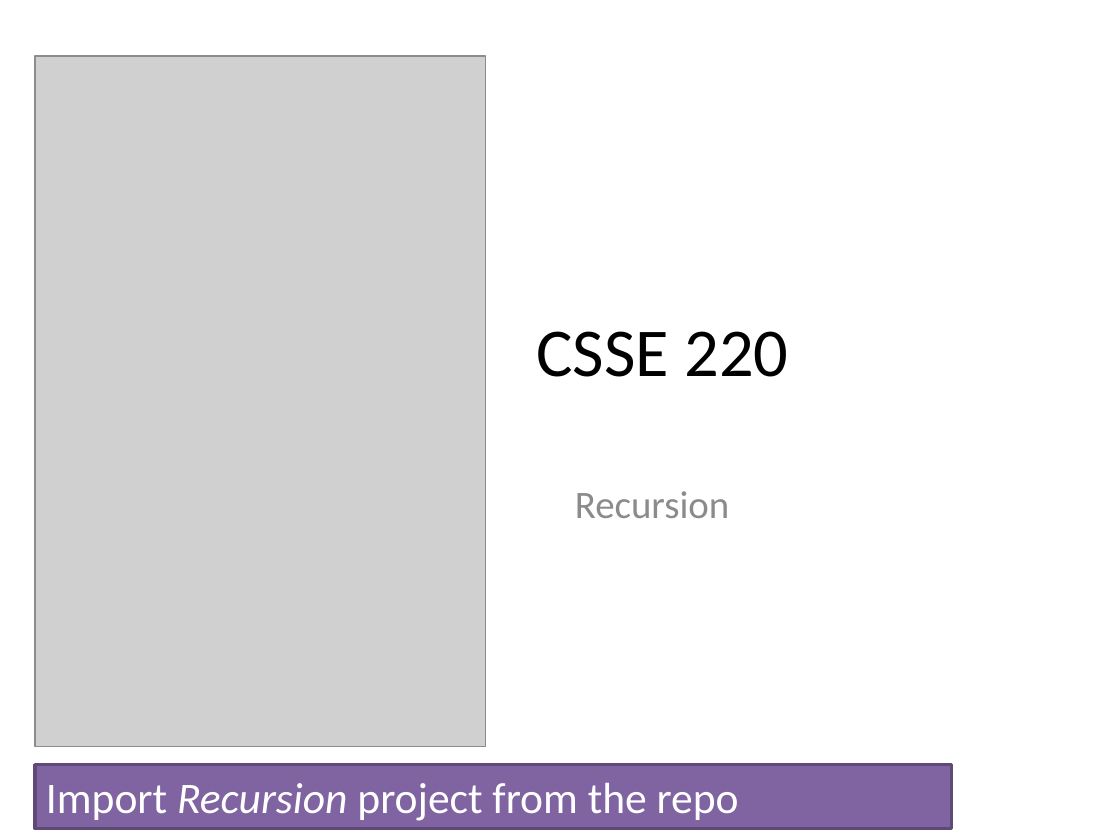
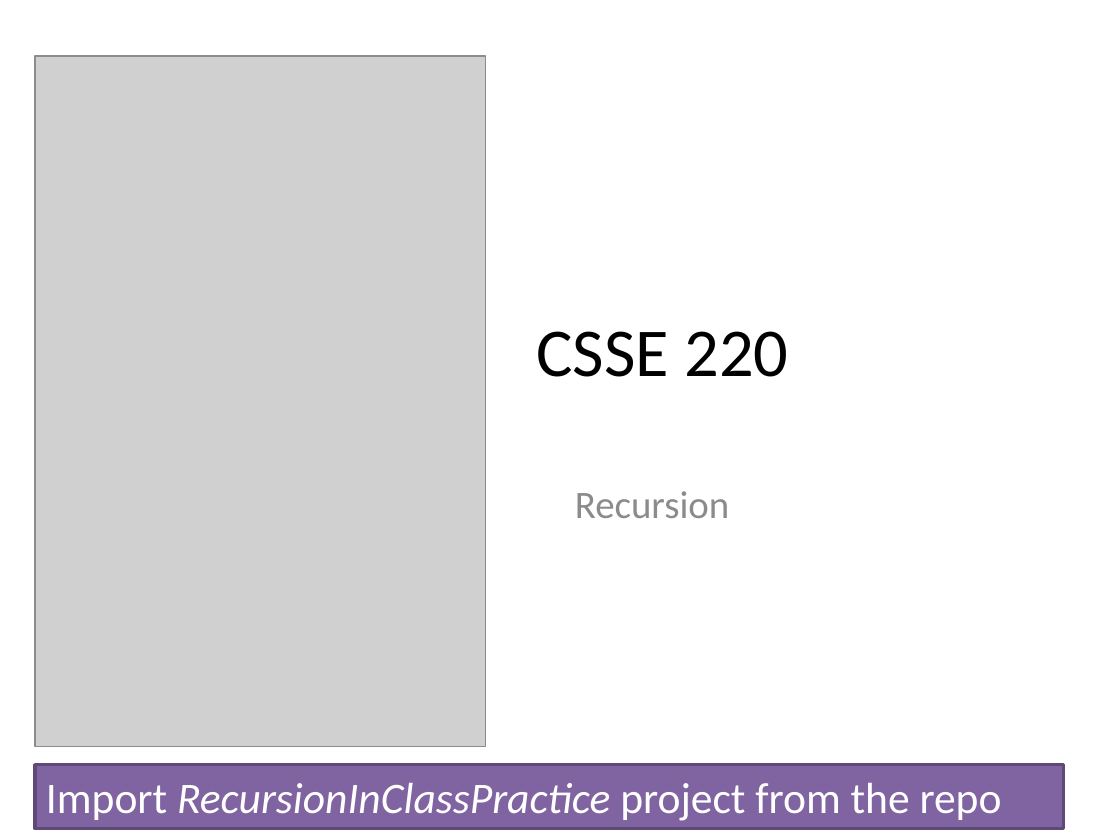
Before and after one commit to RHIT-CSSE/csse220, a slide deck: slide 1 of ClassMaterials/RecursionIntroduction/Slides/Recursion.pptx. Drawn at 1120x840 pixels with LibreOffice and Linux fonts; fonts in the diff are those of the drawing; grey boxes stand for pictures. Boxes give left, top, right and bottom in pixels: in the first picture for what was removed or moved away, otherwise in the second. Text is boxed around its words. In the diff, an @@ line names an element or a change of style, - is before the commit and + after.

Commit message:
updating slides for new project name

```diff
--- a/ClassMaterials/RecursionIntroduction/Slides/Recursion.pptx
+++ b/ClassMaterials/RecursionIntroduction/Slides/Recursion.pptx
@@ rectangle "Import RecursionInClassPractice project from the ..." resized from (x1=35, y1=765, x2=952, y2=829) to (x1=35, y1=765, x2=1064, y2=829) @@
@@ text in rectangle at (x1=46, y1=783, x2=1002, y2=821): text changed @@
-Import Recursion project from the repo
+Import RecursionInClassPractice project from the repo
```
